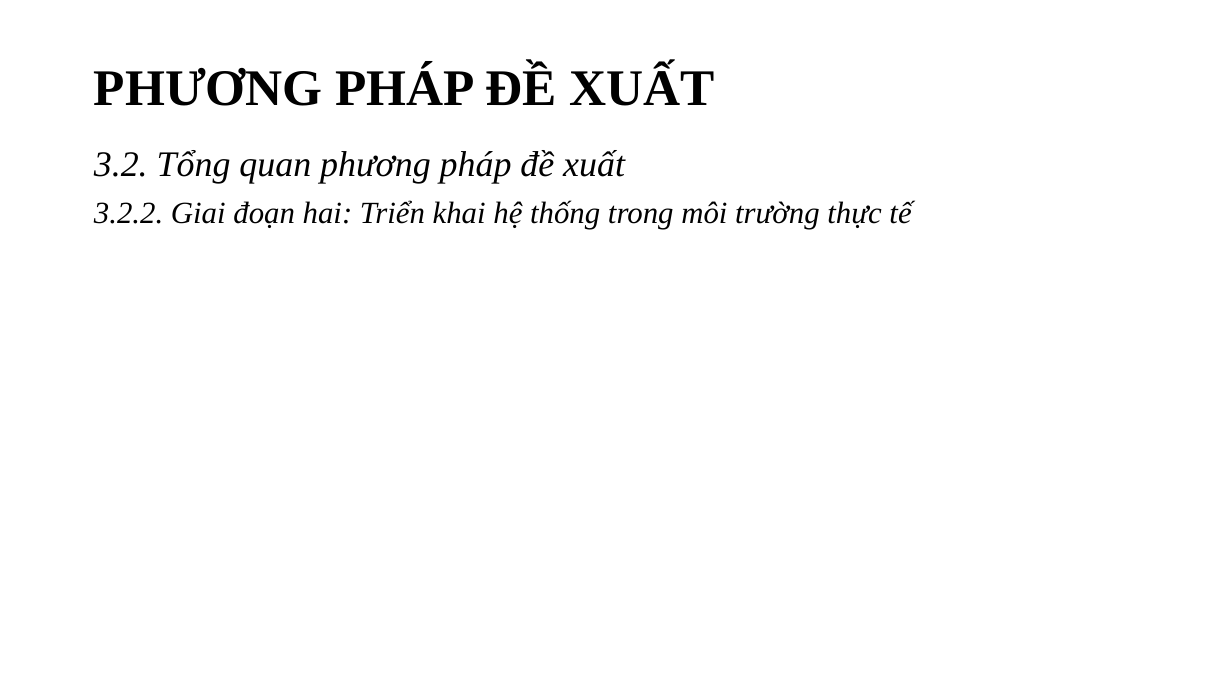
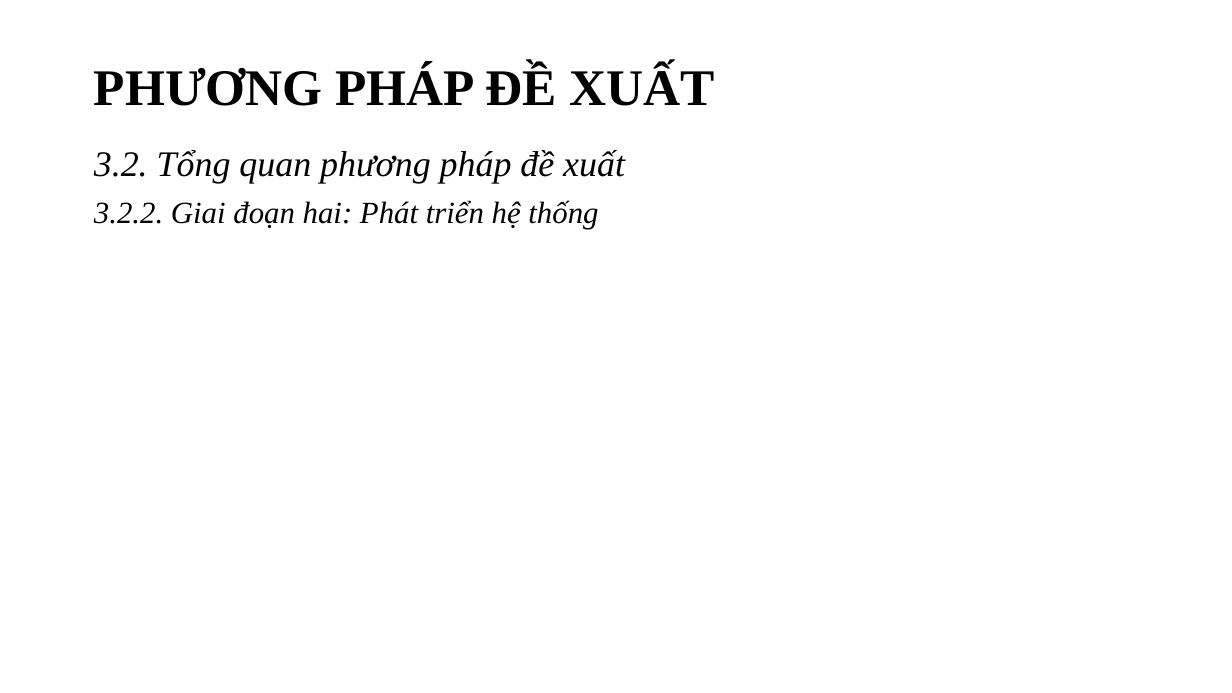
Before and after one commit to ngovanuc/Vietnamese_History_Chatbot, a slide deck: slide 17 of documents/slide bao cao v2.pptx. Drawn at 1232x693 pixels with LibreOffice and Linux fonts; fonts in the diff are those of the drawing. Boxes give left, top, right and bottom in pixels: in the first picture for what was removed or moved away, otherwise in the second. Text is boxed around its words. In the diff, an @@ line names an element or a change of style, - is before the commit and + after.

```diff
--- a/documents/slide bao cao v2.pptx
+++ b/documents/slide bao cao v2.pptx
@@ text at box(94, 200, 598, 229): text changed @@
-3.2.2. Giai đoạn hai: Triển khai hệ thống trong môi trường thực tế
+3.2.2. Giai đoạn hai: Phát triển hệ thống
```
Also in this commit, not shown: 15 other slides changed, 10 slides added, 7 slides removed.
